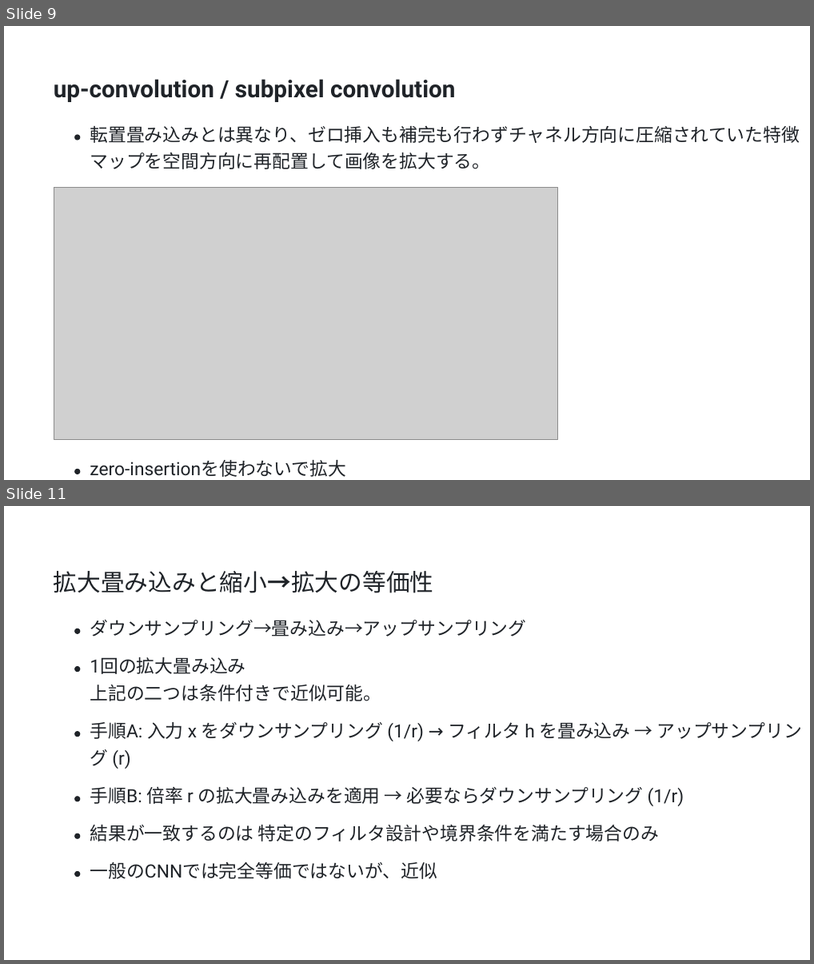
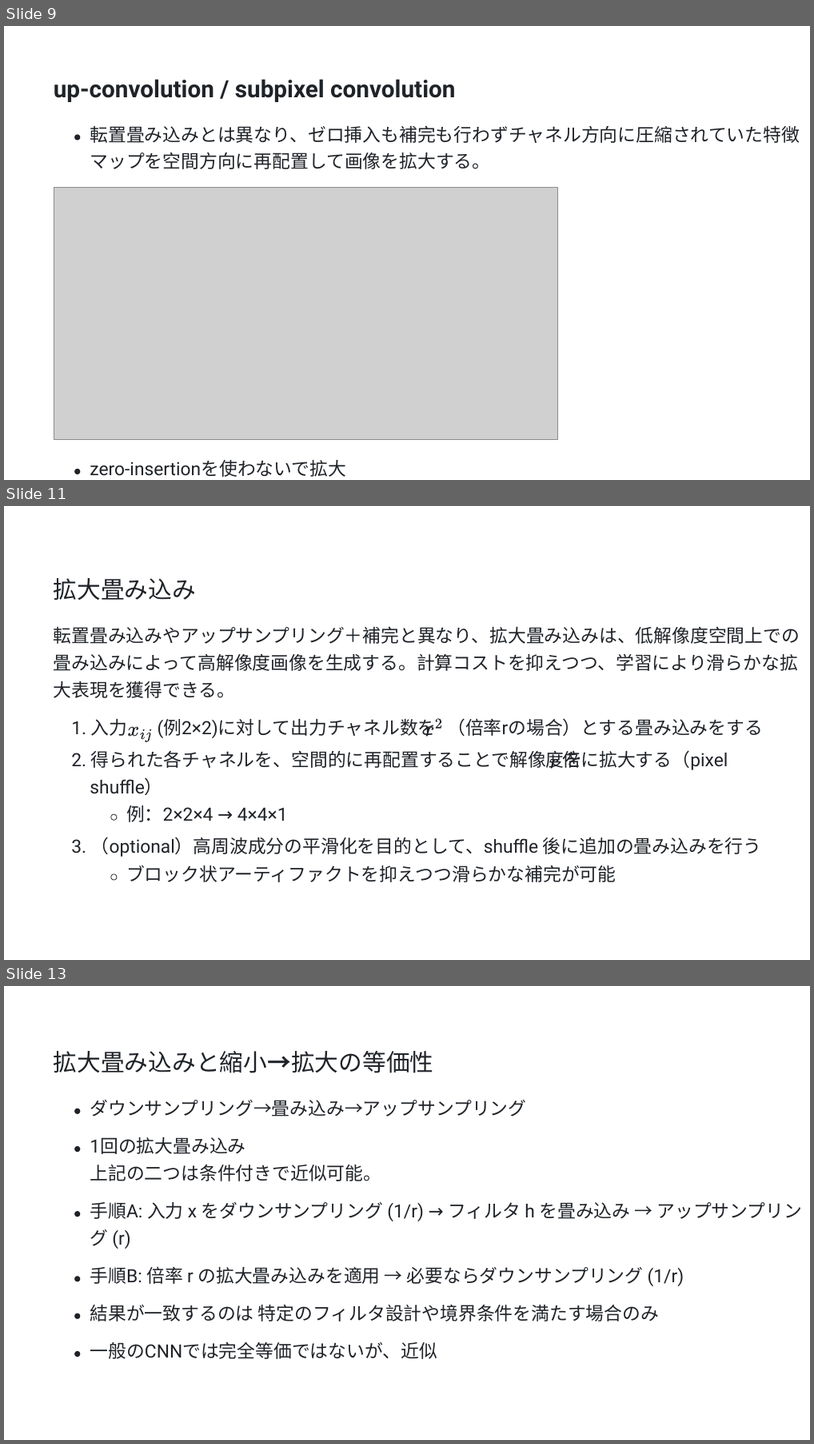
Before and after one commit to frinfo702/slides, a slide deck: nishikawa-lab/pptx/20251017_presentation.pptx. Shown one above the other, each under a label of ours: slides 9 and 11 before the commit, slides 9, 11 and 13 after it; the slides between them are not shown. The pictures are 814x964 and 814x1444 pixels, drawn with LibreOffice and Linux fonts; fonts in the diff are those of the drawing; grey boxes stand for pictures. Boxes give left, top, right and bottom in pixels: in the first picture for what was removed or moved away, otherwise in the second. Text is boxed around its words. In the diff, an @@ line names an element or a change of style, - is before the commit and + after.

```diff
--- a/nishikawa-lab/pptx/20251017_presentation.pptx
+++ b/nishikawa-lab/pptx/20251017_presentation.pptx
@@ slide 11 added at bbox=[4, 506, 810, 960], background #FFFFFF @@
@@ freeform shape added at bbox=[4, 506, 810, 960], fill #FFFFFF @@
@@ text added at bbox=[54, 578, 196, 600], 28.3 pt, text #1F2328 @@
+拡⼤畳み込み
@@ text added at bbox=[54, 627, 800, 644], 21.7 pt, text #1F2328 @@
+転置畳み込みやアップサンプリング＋補完と異なり、拡⼤畳み込みは、低解像度空間上での
@@ text added at bbox=[54, 654, 798, 671], 21.7 pt, text #1F2328 @@
+畳み込みによって⾼解像度画像を⽣成する。計算コストを抑えつつ、学習により滑らかな拡
@@ text added at bbox=[54, 681, 236, 698], 21.7 pt, text #1F2328 @@
+⼤表現を獲得できる。
@@ text added at bbox=[71, 719, 128, 736], 21.7 pt, text #1F2328 @@
+1. ⼊⼒
@@ text added at bbox=[158, 719, 437, 738], 21.7 pt, text #1F2328 @@
+(例2×2)に対して出⼒チャネル数を
@@ freeform shape added at bbox=[436, 718, 442, 728], fill #1F2328 @@
@@ text added at bbox=[447, 718, 763, 736], 21.7 pt, text #1F2328 @@
+（倍率rの場合）とする畳み込みをする
@@ freeform shape added at bbox=[128, 727, 138, 736], fill #1F2328 @@
@@ freeform shape added at bbox=[141, 729, 145, 740], fill #1F2328 @@
@@ freeform shape added at bbox=[145, 729, 151, 742], fill #1F2328 @@
@@ freeform shape added at bbox=[426, 727, 434, 736], fill #1F2328 @@
@@ text added at bbox=[71, 750, 583, 768], 21.7 pt, text #1F2328 @@
+2. 得られた各チャネルを、空間的に再配置することで解像度を
@@ freeform shape added at bbox=[550, 759, 558, 768], fill #1F2328 @@
@@ text added at bbox=[563, 750, 729, 770], 21.7 pt, text #1F2328 @@
+倍に拡⼤する（pixel
@@ text added at bbox=[90, 777, 162, 795], 21.7 pt, text #1F2328 @@
+shuffle）
@@ freeform shape added at bbox=[111, 814, 117, 820], outline #1F2328 0.74 pt @@
@@ text added at bbox=[126, 805, 288, 822], 21.7 pt, text #1F2328 @@
+例：2×2×4 → 4×4×1
@@ text added at bbox=[71, 836, 762, 856], 21.7 pt, text #1F2328 @@
+3. （optional）⾼周波成分の平滑化を⽬的として、shuffle 後に追加の畳み込みを⾏う
@@ text added at bbox=[126, 864, 616, 882], 21.7 pt, text #1F2328 @@
+ブロック状アーティファクトを抑えつつ滑らかな補完が可能
@@ freeform shape added at bbox=[111, 874, 117, 880], outline #1F2328 0.74 pt @@
@@ what was slide 11 is now slide 13 @@
```
Also in this commit, not shown: 8 slides changed, 2 other slides added, 1 slide removed, 2 other files.
